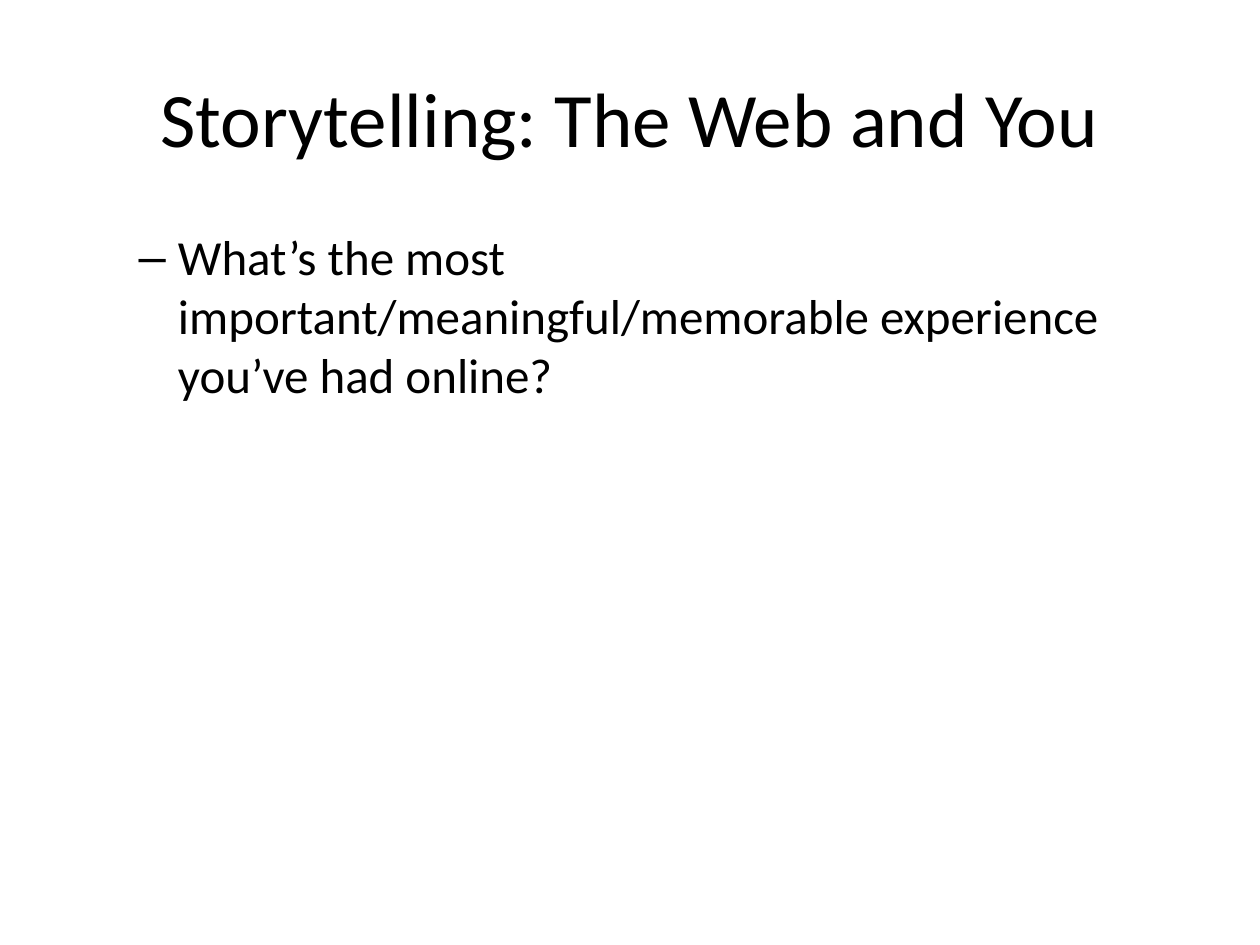
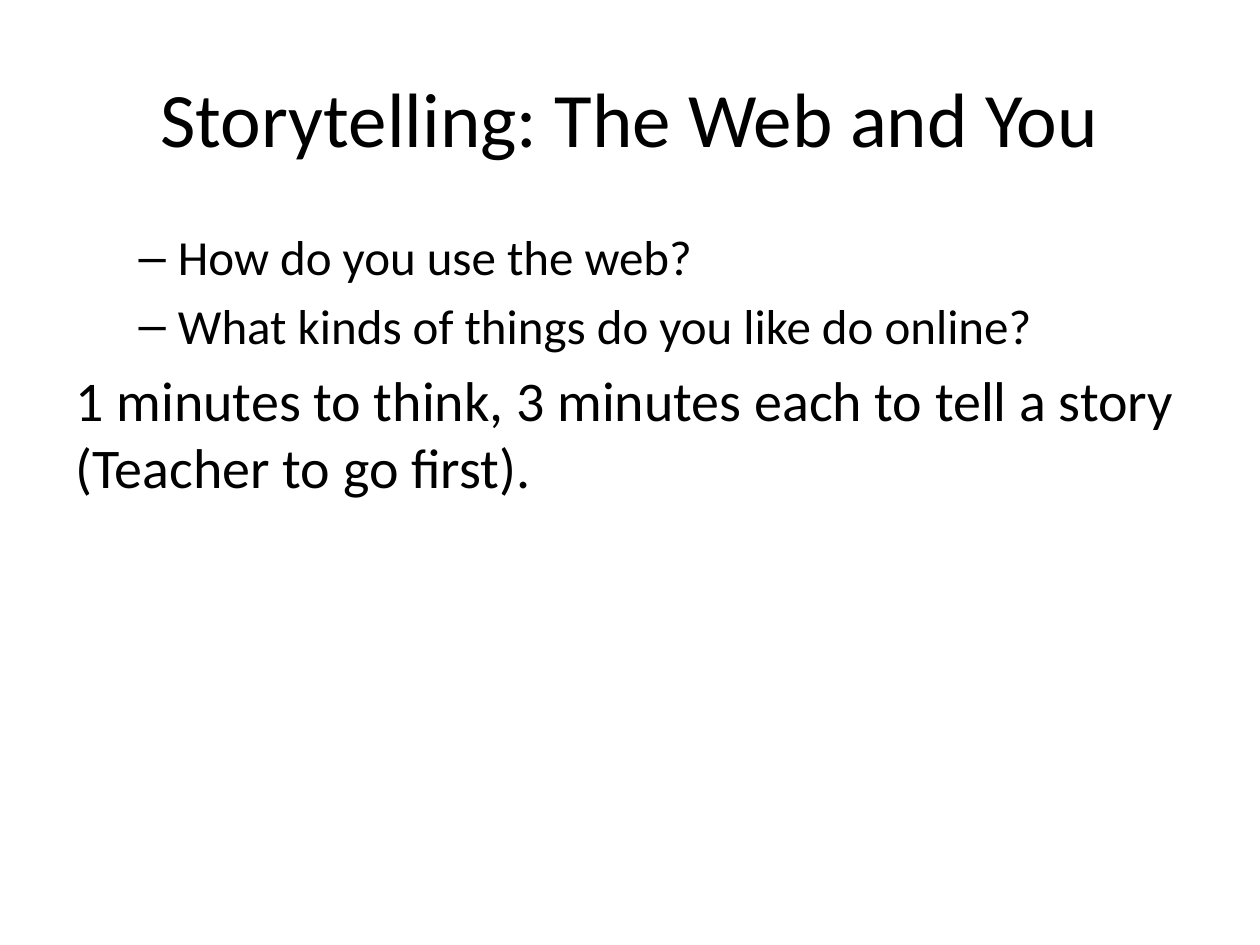
Before and after one commit to mr-eggleton/web-lit-core, a slide deck: slide 7 of powerpoints/01-web-and-you.pptx. Drawn at 1260x945 pixels with LibreOffice and Linux fonts; fonts in the diff are those of the drawing. Boxes give left, top, right and bottom in pixels: in the first picture for what was removed or moved away, otherwise in the second. Text is boxed around its words. In the diff, an @@ line names an element or a change of style, - is before the commit and + after.

```diff
--- a/powerpoints/01-web-and-you.pptx
+++ b/powerpoints/01-web-and-you.pptx
@@ text at [76,241,1173,498]: text changed; size 28 to 32 pt @@
-  – What’s the most important/meaningful/memorable experience you’ve had online?
+  – How do you use the web?
+  – What kinds of things do you like do online?
+1 minutes to think, 3 minutes each to tell a story (Teacher to go first).
```
Also in this commit, not shown: 2 other slides changed, 34 other files.
